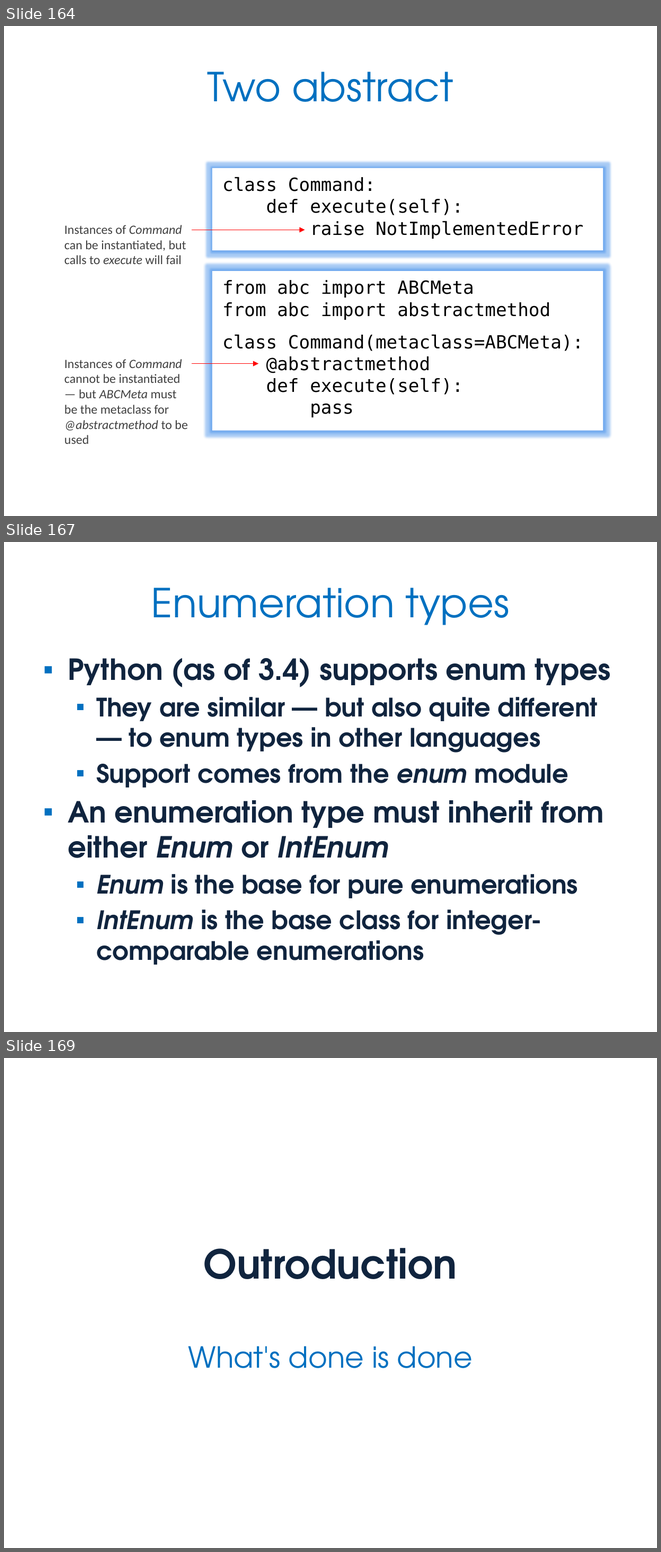
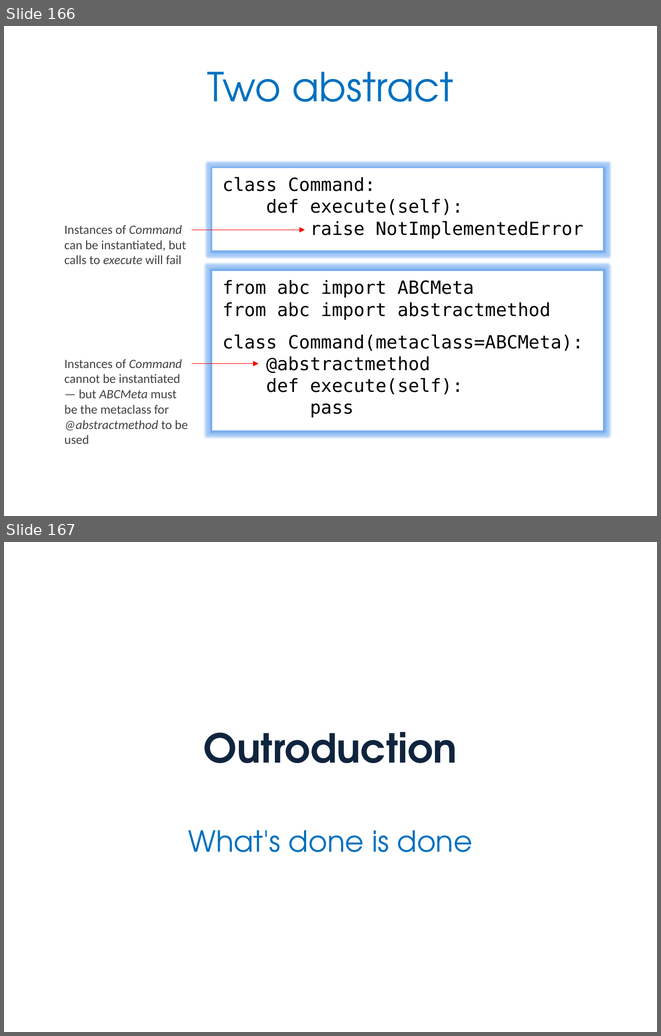
Before and after one commit to JonJagger/two-day-courses, a slide deck: pf/Python Foundation.pptx. Shown one above the other, each under a label of ours: slides 164, 167 and 169 before the commit, slides 166 and 167 after it; the slides between them are not shown. The pictures are 661x1552 and 661x1036 pixels, drawn with LibreOffice and Linux fonts; fonts in the diff are those of the drawing. Boxes give left, top, right and bottom in pixels: in the first picture for what was removed or moved away, otherwise in the second. Text is boxed around its words. In the diff, an @@ line names an element or a change of style, - is before the commit and + after.

Commit message:
Updates from Kevlin: Some minor wording changes and code clarifications. Added a Useful Links slide at the end of History, Style & Culture. Added a slide to illustrate comprehension version of filter examples in Iteration. Slides removed from end of Classes & Objects (for advanced course)

```diff
--- a/pf/Python Foundation.pptx
+++ b/pf/Python Foundation.pptx
@@ slide 167 removed at [4, 542, 657, 1032], background #FFFFFF @@
@@ title removed at [151, 588, 509, 625] @@
-Enumeration types
@@ text removed at [68, 658, 610, 964] @@
-▪ Python (as of 3.4) supports enum types
-  ▪ They are similar — but also quite different — to enum types in other languages
-  ▪ Support comes from the enum module
-▪ An enumeration type must inherit from either Enum or IntEnum
-  ▪ Enum is the base for pure enumerations
-  ▪ IntEnum is the base class for integer-comparable enumerations
@@ what was slide 164 is now slide 166 @@
@@ what was slide 169 is now slide 167 @@
```
Also in this commit, not shown: 11 slides changed, 2 slides added, 3 other slides removed, 1 other file.
